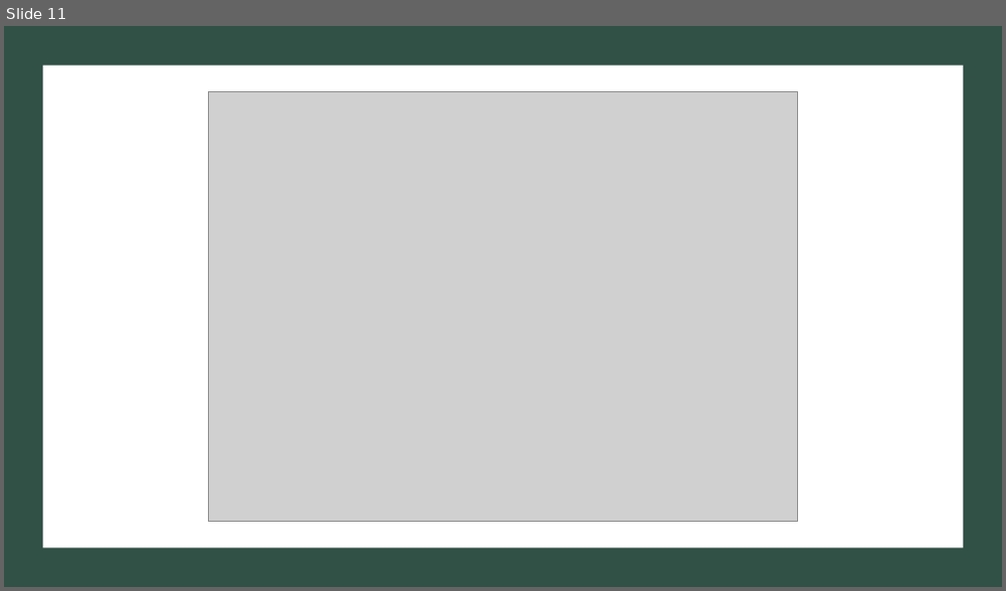
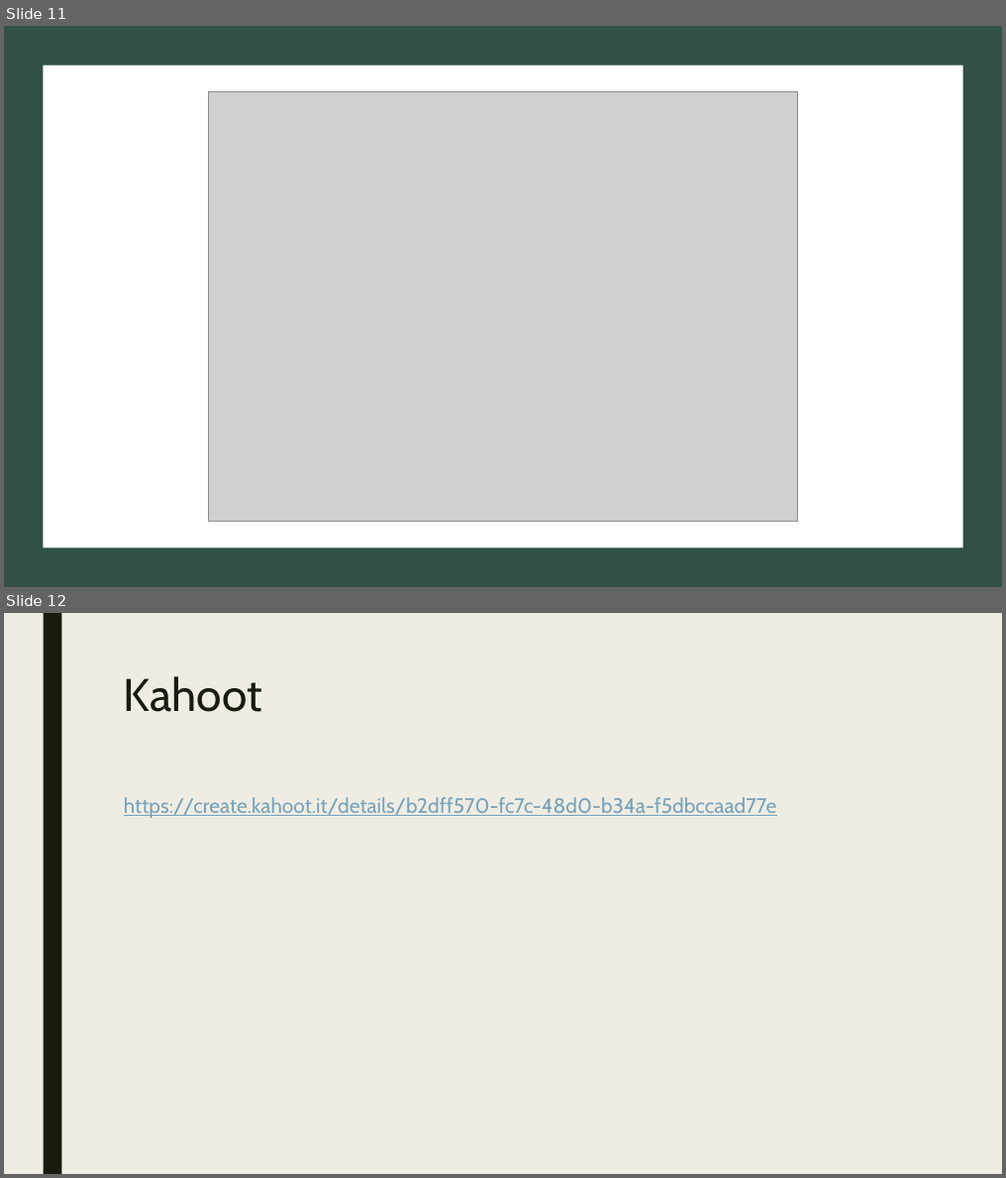
Before and after one commit to ConnorUsaty/MacAIEducation2023, a slide deck: Workshop_Slides/Workshop_1.pptx. Shown one above the other, each under a label of ours: slide 11 before the commit, slides 11 and 12 after it. The pictures are 1006x591 and 1006x1178 pixels, drawn with LibreOffice and Linux fonts; fonts in the diff are those of the drawing; grey boxes stand for pictures. Boxes give left, top, right and bottom in pixels: in the first picture for what was removed or moved away, otherwise in the second. Text is boxed around its words. In the diff, an @@ line names an element or a change of style, - is before the commit and + after.

```diff
--- a/Workshop_Slides/Workshop_1.pptx
+++ b/Workshop_Slides/Workshop_1.pptx
@@ slide 12 added at [4,613,1002,1174], background #EFEDE3; not listed: 1 template element that a slide beside it also shows @@
@@ title added at [124,676,262,712], 44 pt, text #191B0E @@
+Kahoot
@@ text added at [124,797,776,818], 20 pt, text #77A2BB, underline @@
+https://create.kahoot.it/details/b2dff570-fc7c-48d0-b34a-f5dbccaad77e
```
Also in this commit, not shown: 4 slides changed.
